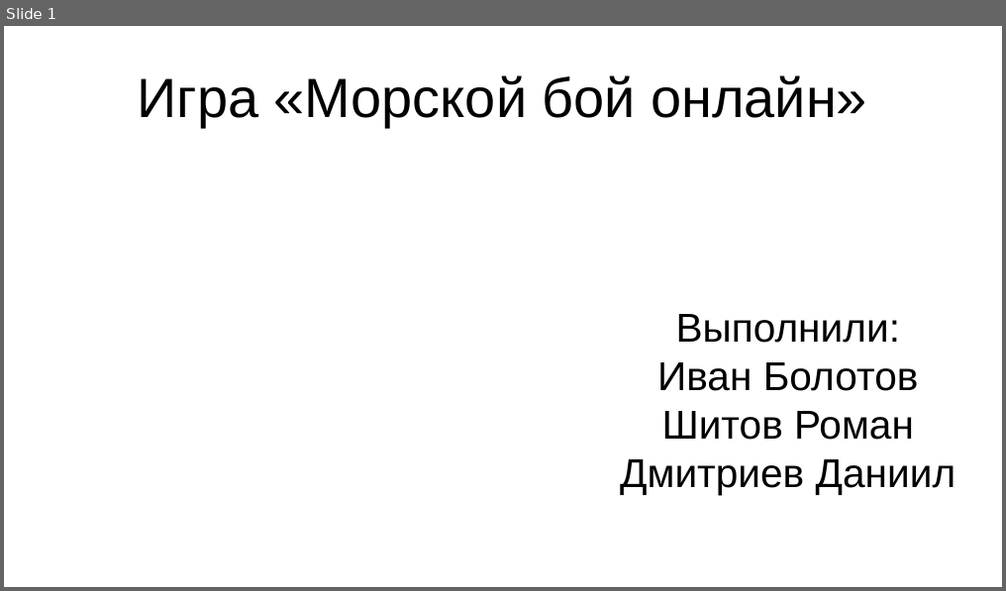
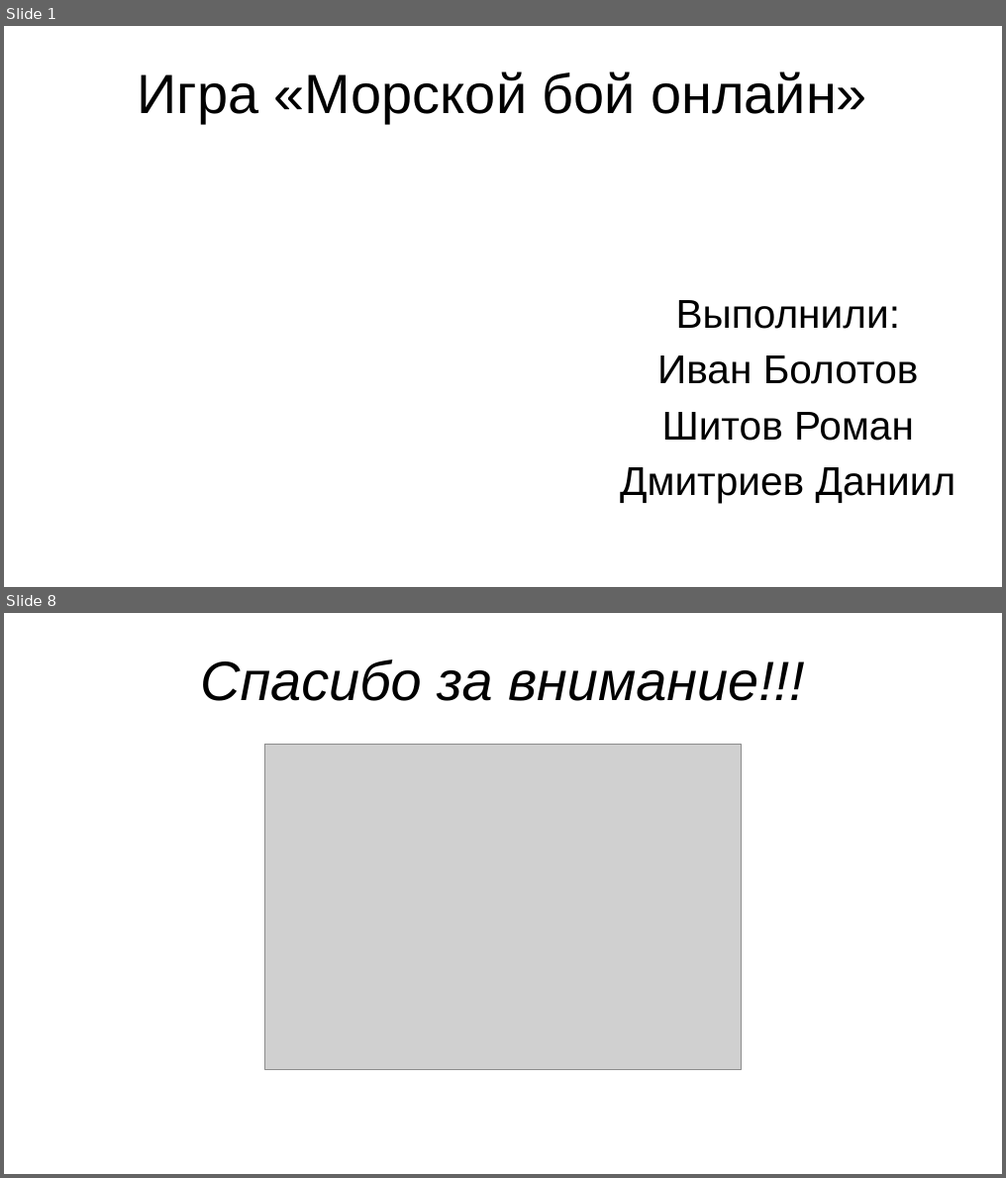
Before and after one commit to Ivan-Bolotov/PygameProject, a slide deck: Презентация.pptx. Shown one above the other, each under a label of ours: slide 1 before the commit, slides 1 and 8 after it; the slides between them are not shown. The pictures are 1006x591 and 1006x1178 pixels, drawn with LibreOffice and Linux fonts; fonts in the diff are those of the drawing; grey boxes stand for pictures. Boxes give left, top, right and bottom in pixels: in the first picture for what was removed or moved away, otherwise in the second. Text is boxed around its words. In the diff, an @@ line names an element or a change of style, - is before the commit and + after.

```diff
--- a/Презентация.pptx
+++ b/Презентация.pptx
@@ slide 8 added at (4,613,1002,1174), background #FFFFFF @@
@@ title added at (200,660,805,701), 44 pt, text #000000, italic @@
+Спасибо за внимание!!!
@@ picture added at (264,745,742,1070) @@
@@ slide 1 changed as well @@
@@ title "Игра «Морской бой онлайн»" at (138,72,867,122): line spacing 1 to 0.9 @@
@@ subtitle "Выполнили:" at (620,300,956,503): indent changed; line spacing 1 to 0.9; more space between paragraphs @@
```
Also in this commit, not shown: 6 other slides added, 1 other file.
